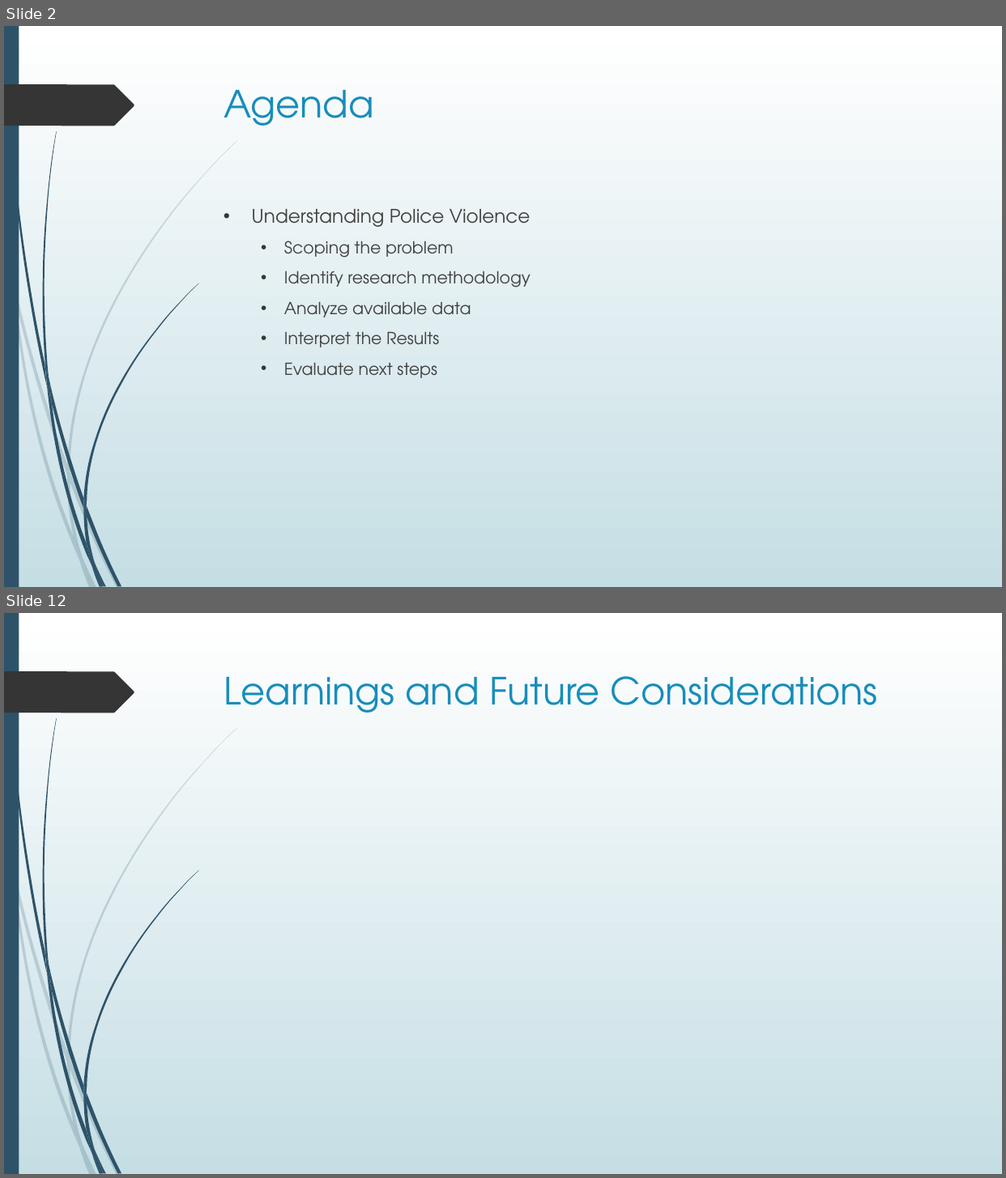
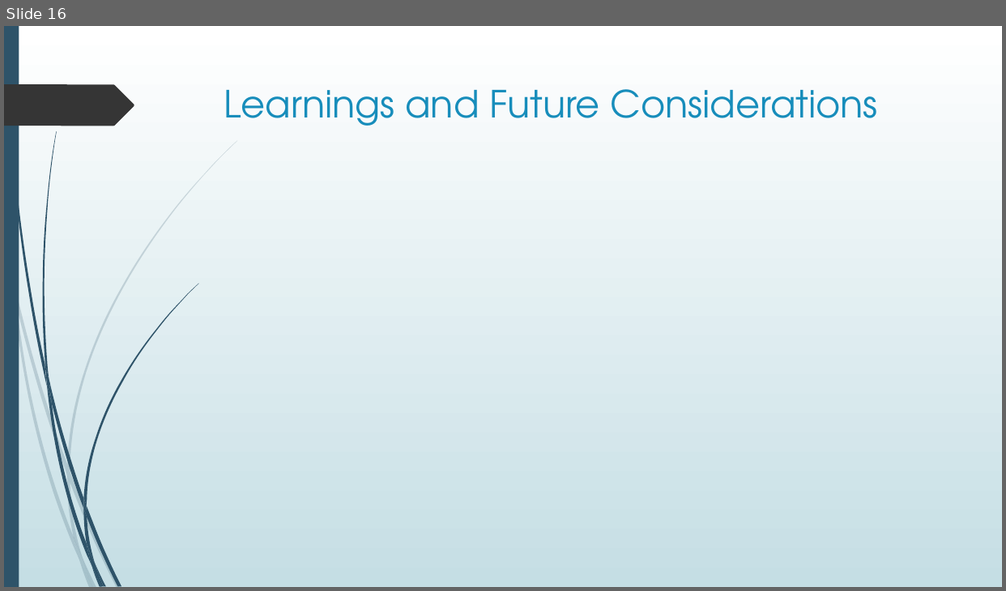
Before and after one commit to dr-natetorious/TIM-7101-Statistics, a slide deck: Section_3_Mgmt_Informed/Week8_Presentation/BachmeierNTIM7101-8.pptx. Shown one above the other, each under a label of ours: slides 2 and 12 before the commit, slide 16 after it; the slides between them are not shown. The pictures are 1006x1178 and 1006x591 pixels, drawn with LibreOffice and Linux fonts; fonts in the diff are those of the drawing. Boxes give left, top, right and bottom in pixels: in the first picture for what was removed or moved away, otherwise in the second. Text is boxed around its words. In the diff, an @@ line names an element or a change of style, - is before the commit and + after.

```diff
--- a/Section_3_Mgmt_Informed/Week8_Presentation/BachmeierNTIM7101-8.pptx
+++ b/Section_3_Mgmt_Informed/Week8_Presentation/BachmeierNTIM7101-8.pptx
@@ slide 2 removed at box(4, 26, 1002, 587), background gradient #FFFFFF to #C5DEE5; not listed: 24 template elements that a slide beside it also shows @@
@@ title removed at box(224, 90, 373, 126) @@
-Agenda
@@ text removed at box(252, 209, 530, 378) @@
-• Understanding Police Violence
-  • Scoping the problem
-  • Identify research methodology
-  • Analyze available data
-  • Interpret the Results
-  • Evaluate next steps
@@ what was slide 12 is now slide 16 @@
```
Also in this commit, not shown: 1 slide changed, 16 slides added, 9 other slides removed.
